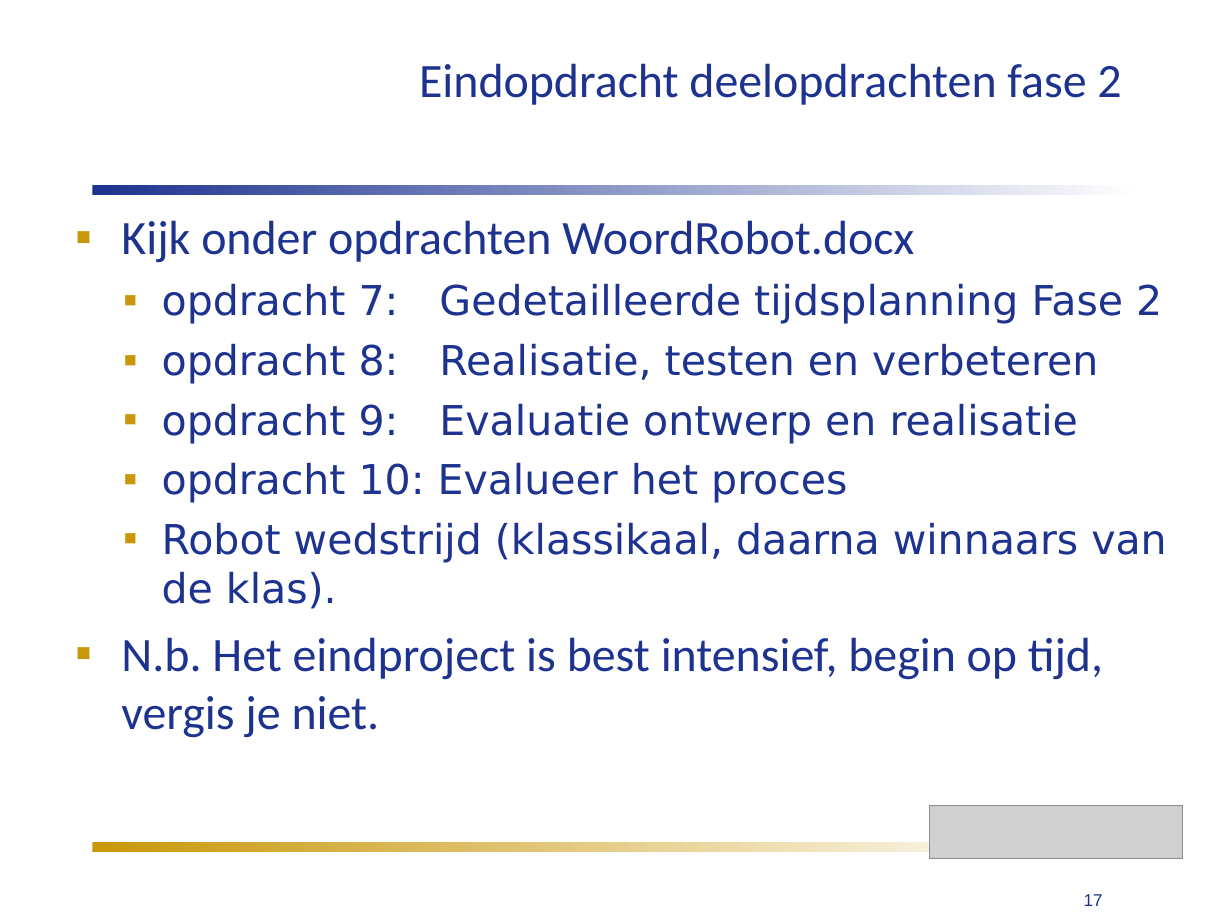
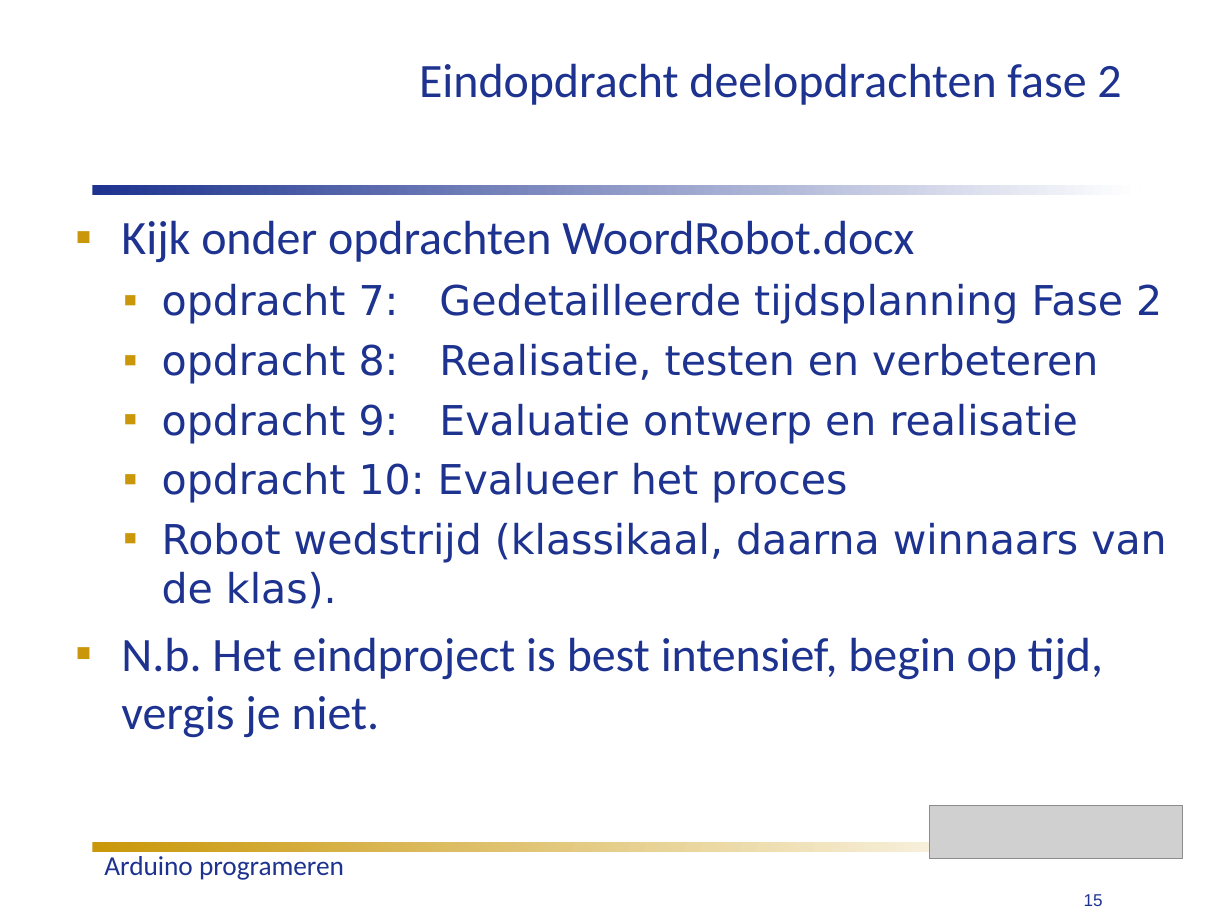
Before and after one commit to humiq/Greendevelopment, a slide deck: slide 15 of trunk/documents/Colleges/ISIROB College 4.ppt (slide 17 before the commit). Drawn at 1232x924 pixels with LibreOffice and Linux fonts; fonts in the diff are those of the drawing; grey boxes stand for pictures. Boxes give left, top, right and bottom in pixels: in the first picture for what was removed or moved away, otherwise in the second. Text is boxed around its words. In the diff, an @@ line names an element or a change of style, - is before the commit and + after.

```diff
--- a/trunk/documents/Colleges/ISIROB College 4.ppt
+++ b/trunk/documents/Colleges/ISIROB College 4.ppt
@@ text added at (104, 856, 344, 880), 16 pt, text #1D338F @@
+Arduino programeren
@@ page number at (1084, 894, 1103, 906): text changed @@
-17
+15
```
Also in this commit, not shown: 16 other slides changed, 1 slide added, 3 slides removed, 1 other file.
